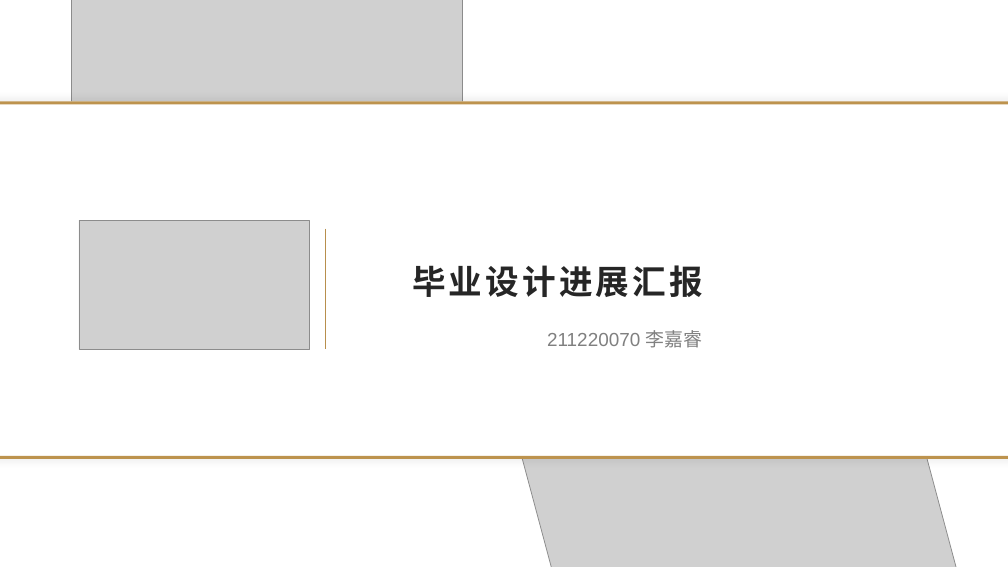
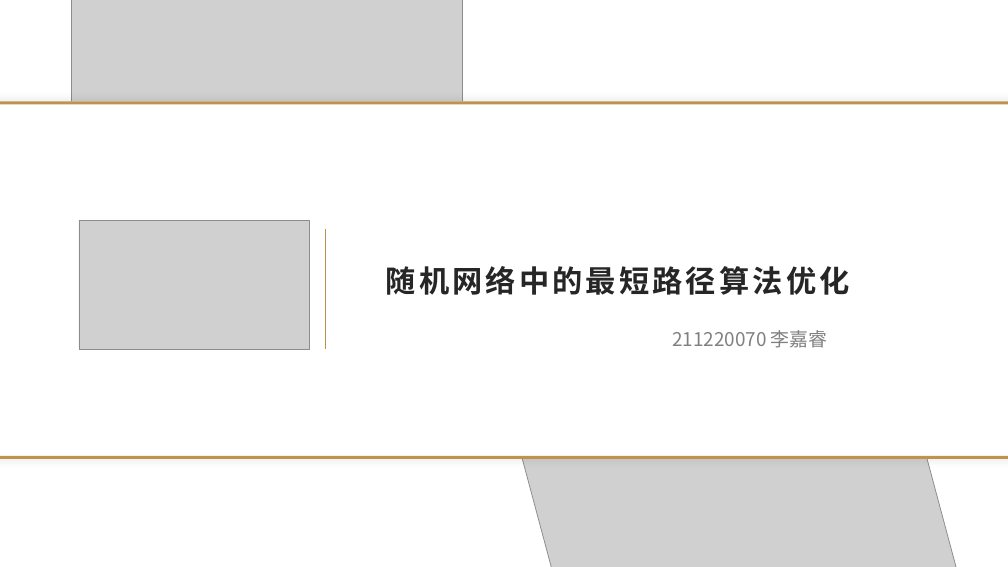
Before and after one commit to enbao5833/SSP, a slide deck: slide 1 of ppt/毕设 .pptx. Drawn at 1008x567 pixels with LibreOffice and Linux fonts; fonts in the diff are those of the drawing; grey boxes stand for pictures. Boxes give left, top, right and bottom in pixels: in the first picture for what was removed or moved away, otherwise in the second. Text is boxed around its words. In the diff, an @@ line names an element or a change of style, - is before the commit and + after.

```diff
--- a/ppt/毕设 .pptx
+++ b/ppt/毕设 .pptx
@@ text at [386, 266, 850, 295]: text changed; size 32 to 28.8 pt; font Arial to Noto Sans CJK SC @@
-毕业设计进展汇报
+随机网络中的最短路径算法优化
@@ text "211220070 李嘉睿": place and size @@
-text "211220070 李嘉睿" at [547, 330, 703, 348]
+text "211220070 李嘉睿" at [672, 330, 828, 348]
@@ text "211220070 李嘉睿" at [672, 330, 828, 348]: font Arial to Noto Sans CJK SC @@
```
Also in this commit, not shown: 1 other slide changed, 5 slides added, 5 slides removed, 42 other files.
